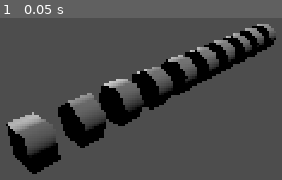
Above: before the commit, frame 1.
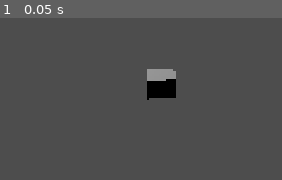
Above: after the commit, the same moment.

Repository: atahrijouti/tumbling-prisms-godot
Game: Godot game, scene res://Main.tscn
The game is run twice, just before and just after one commit, with the same random seed, the same clock (stepped at 60 frames per second) and the same inputs.
Inputs:
- Up to frame 1 (0.05 s): no input

The runs differ from the first frame. In frame 1, 18% of the frame differs, in the area x 2-98%, y 3-97%.

Commit message:
make Prism Scene instead of coding it from scratch

Diff:
--- a/Main.gd
+++ b/Main.gd
@@ -5,10 +5,17 @@
 @onready var prisms: Node3D = $Prisms
 
 func _ready() -> void:
-	for i in prism_count:
-		var segments = i + 4
-		var prismNode = Prism.create_prism(segments)
-		prismNode .position.z = i
-		prisms.add_child(prismNode)
-		Utils.own_recursive(prismNode, self)
-		prismNode.name = "Prism " + str(segments)
+	pass
+
+
+
+
+
+
+	# for i in prism_count:
+	# 	var segments = i + 4
+	# 	var prismNode = Prism.create_prism(segments)
+	# 	prismNode .position.z = i
+	# 	prisms.add_child(prismNode)
+	# 	Utils.own_recursive(prismNode, self)
+	# 	prismNode.name = "Prism " + str(segments)
--- a/Main.tscn
+++ b/Main.tscn
@@ -1,6 +1,7 @@
 [gd_scene format=3 uid="uid://cuxb5vdkxiav2"]
 
 [ext_resource type="Script" uid="uid://dkrdoiqn51vrh" path="res://Main.gd" id="1_glv2v"]
+[ext_resource type="PackedScene" uid="uid://dt0t4cdltogn6" path="res://scenes/Prism.tscn" id="2_uu6xs"]
 
 [node name="MainScene" type="Node3D" unique_id=1808004640]
 script = ExtResource("1_glv2v")
@@ -15,3 +16,6 @@
 transform = Transform3D(0.46450824, -0.27046213, 0.84325725, 0.1304953, 0.96273065, 0.23689808, -0.8759016, 0, 0.48249033, 2.4791641, 2.0429034, 0)
 
 [node name="Prisms" type="Node3D" parent="." unique_id=1294502340]
+
+[node name="Prism" parent="." unique_id=1748292164 instance=ExtResource("2_uu6xs")]
+transform = Transform3D(1, 0, 0, 0, 1, 0, 0, 0, 1, 0, 0, 3.3073235)
--- /dev/null
+++ b/scenes/Prism.tscn
@@ -0,0 +1,18 @@
+[gd_scene format=3 uid="uid://dt0t4cdltogn6"]
+
+[sub_resource type="CylinderMesh" id="CylinderMesh_bun7f"]
+height = 0.5
+radial_segments = 4
+
+[node name="Prism" type="Node3D" unique_id=1748292164]
+
+[node name="translationNode" type="Node3D" parent="." unique_id=1901094442]
+
+[node name="rotationNode" type="Node3D" parent="translationNode" unique_id=303574702]
+
+[node name="adjustXNode" type="Node3D" parent="translationNode/rotationNode" unique_id=1181247001]
+
+[node name="redressNode" type="Node3D" parent="translationNode/rotationNode/adjustXNode" unique_id=820435690]
+
+[node name="MeshInstance3D" type="MeshInstance3D" parent="translationNode/rotationNode/adjustXNode/redressNode" unique_id=180094284]
+mesh = SubResource("CylinderMesh_bun7f")
Renamed: game/prism.gd -> scenes/prism.gd
Renamed: game/prism.gd.uid -> scenes/prism.gd.uid
